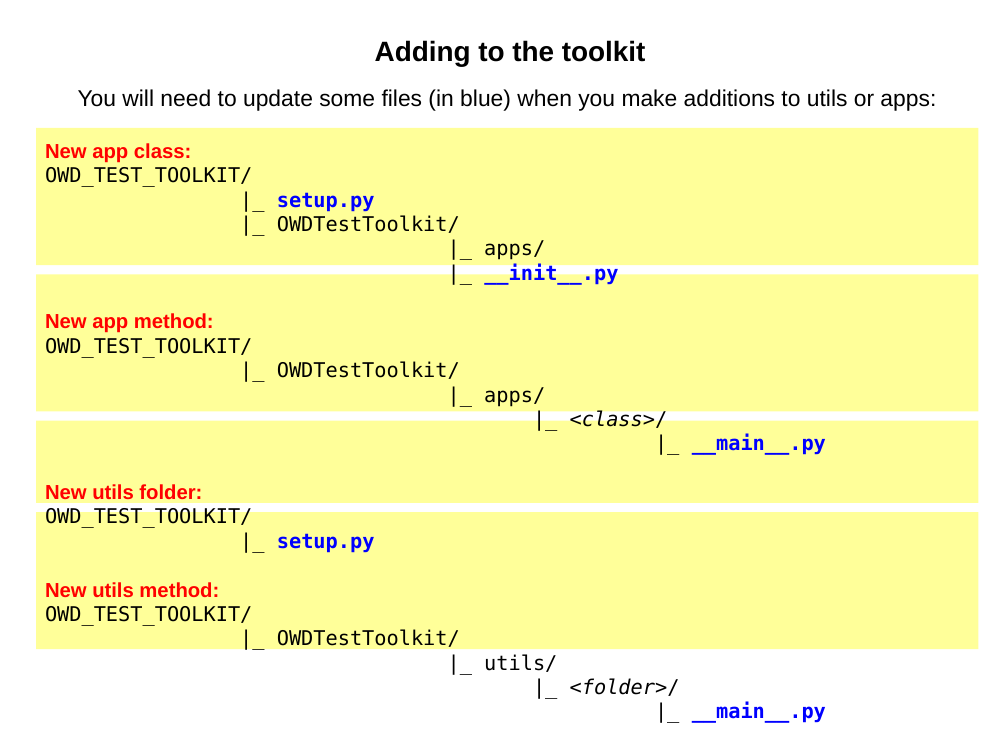
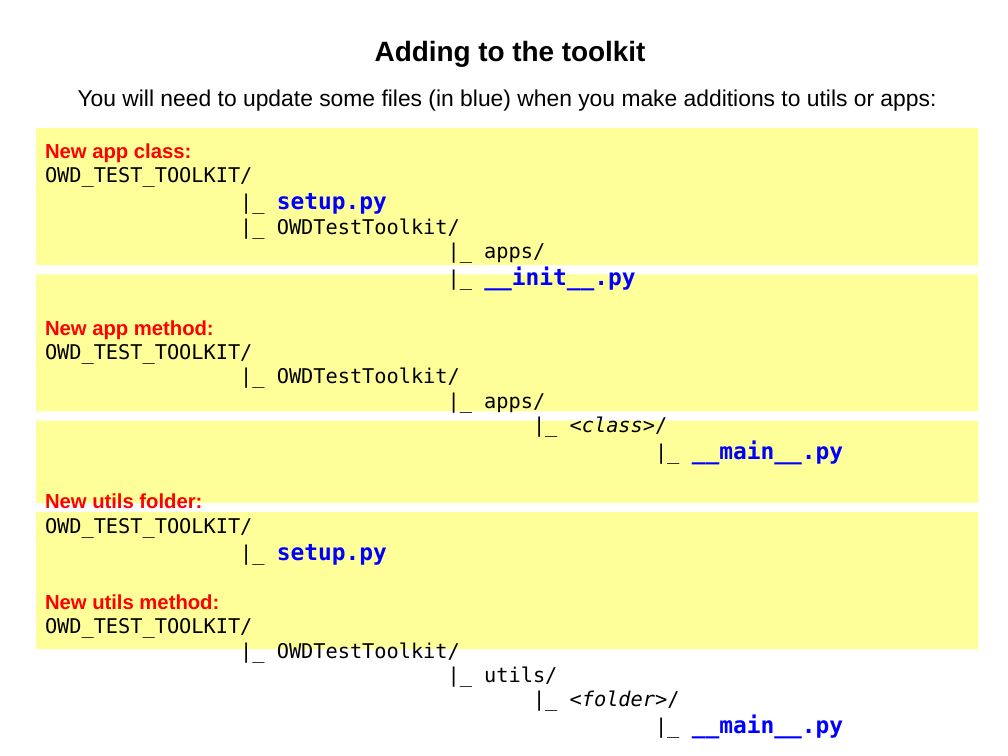
Before and after one commit to owdqa/OWD_TEST_TOOLKIT, a slide deck: slide 20 of Docs/Overview tech.odp (slide 15 before the commit). Drawn at 1008x756 pixels with LibreOffice and Linux fonts; fonts in the diff are those of the drawing. Boxes give left, top, right and bottom in pixels: in the first picture for what was removed or moved away, otherwise in the second. Text is boxed around its words. In the diff, an @@ line names an element or a change of style, - is before the commit and + after.

```diff
--- a/Docs/Overview tech.odp
+++ b/Docs/Overview tech.odp
@@ text at bbox=[277, 193, 843, 739]: size 16 to 18 pt in "setup.py", "__init__.py", "__main__.py", "setup.py" and 1 more places @@
```
Also in this commit, not shown: 6 other slides changed, 4 slides added, 1 slide removed, 4 other files.
